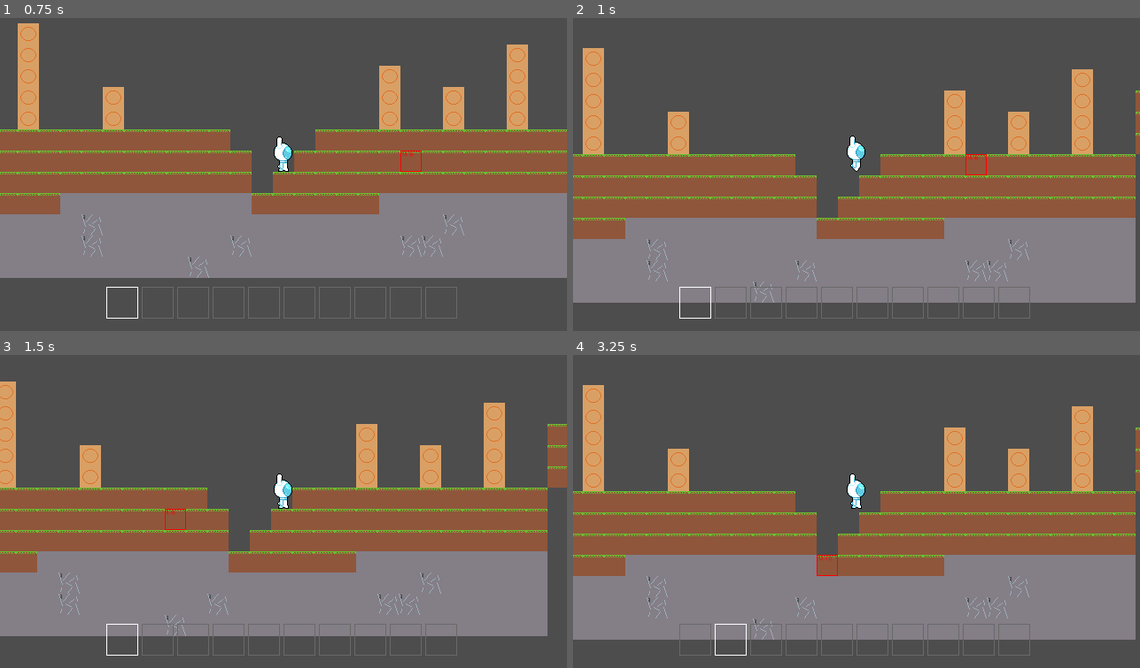
Above: before the commit, frames 1-4 (two rows, left to right).
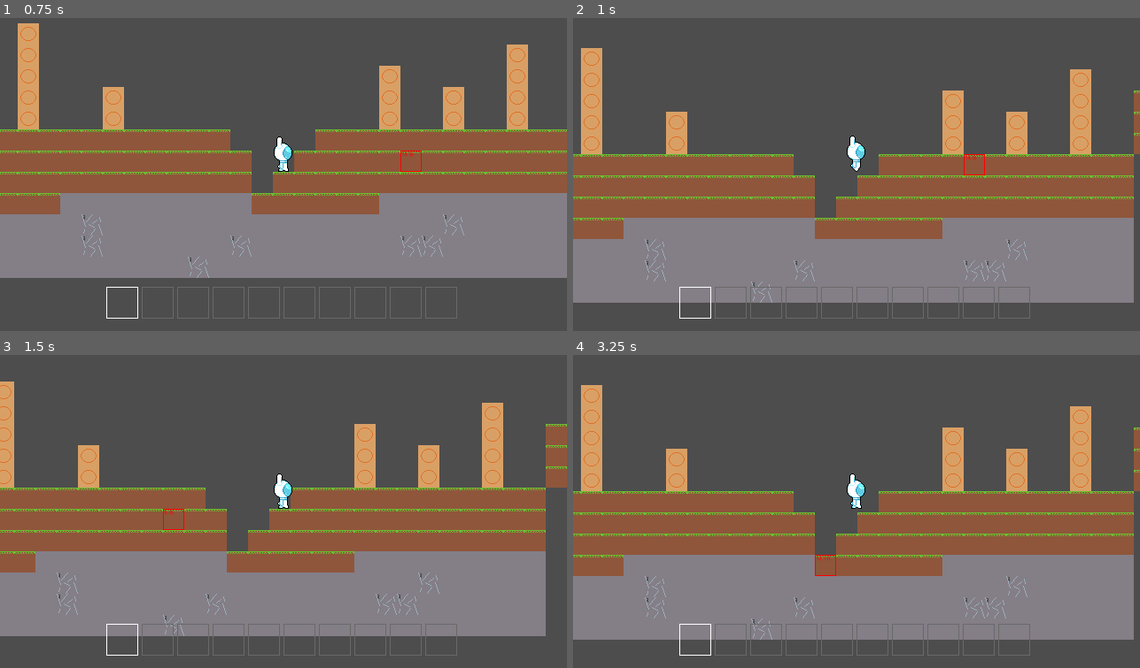
Above: after the commit, the same moments.

Repository: GriffinRio/Game-likeJam10
Game: Godot game, scene res://main.tscn
The game is run twice, just before and just after one commit, with the same random seed, the same clock (stepped at 60 frames per second) and the same inputs.
Inputs (mouse positions are in pixels of both pictures, inside the frame that each line leads up to):
- Up to frame 1 (0.75 s): move the mouse to (408, 155) at 0.52 s; hold D (Move_Right) from 0.53 s (still down); hold 1 (Direct_Item_Switch, bound only after the commit) from 0.53 s (still down)
- Up to frame 2 (1 s): keep holding D (Move_Right); keep holding 1 (Direct_Item_Switch, bound only after the commit); tap W (Jump) at 0.77 s
- Up to frame 3 (1.5 s): keep holding D (Move_Right); move the mouse to (170, 524) at 1.27 s; release 1 (Direct_Item_Switch, bound only after the commit) at 1.28 s; click (170, 524) at 1.35 s
- Up to frame 4 (3.25 s): tap W (Jump) at 1.52, 3.02 s; tap 1 (Direct_Item_Switch, bound only after the commit) at 1.55, 2.3, 3.05 s; move the mouse to (913, 439) at 2.02 s; release D (Move_Right) at 2.03 s; hold A (Move_Left) 2.03-2.78 s; hold Right mouse button (Place) 2.03-2.78 s; move the mouse to (828, 570) at 2.77 s; hold D (Move_Right) from 2.78 s (still down); tap Mouse wheel down (Switch_Item_Down) at 2.85 s

Frame 1 is identical in both runs. In frame 2, 2.8% of the frame differs, in the area x 0-100%, y 9-91%; in frame 3, 2.6%; in frame 4, 2.9%, in the area x 0-100%, y 9-97%.

Commit message:
small changes including shifting player hibox and allowing direct inventory change

Diff:
--- a/gameLikeJam10/Characters/inventory.gd
+++ b/gameLikeJam10/Characters/inventory.gd
@@ -21,6 +21,9 @@
 	# Formula for wrapping array both pos and neg.
 	# Kinda works like if statements, but one math line.
 	equipped = ((equipped + direction) % SIZE + SIZE) % SIZE
+
+func change_equipped_direct(index: int):
+	equipped = (index + SIZE) % SIZE
 
 ## Puts acquired item into inventory.
 ## Will stack with other versions of it if item is stackable
--- a/gameLikeJam10/Characters/player.gd
+++ b/gameLikeJam10/Characters/player.gd
@@ -1,5 +1,6 @@
 extends CharacterBody2D
 class_name Player
+
 ## Emmited when player places a valid block
 signal place_block(block)
 # TODO: Implement item destroying blocks
@@ -10,12 +11,17 @@
 
 const SPEED = 100.0
 const JUMP_VELOCITY = -225.0
-const HEIGHT = 41.0 / 2
-const RADIUS = 21.0 / 2
 
 @onready var inventory: Inventory = $Inventory
 @onready var _animated_sprite = $AnimatedSprite2D
+@onready var collision_shape_2d: CollisionShape2D = $CollisionShape2D
 
+var HEIGHT : float
+var RADIUS : float
+
+func _ready() -> void:
+	HEIGHT = collision_shape_2d.shape.size.y / 2.0
+	RADIUS = collision_shape_2d.shape.size.x / 2.0
 # Handles player place and destory input for holding functionality
 func _process(delta: float) -> void:
 	if(Input.is_action_pressed("Place")):
@@ -60,7 +66,9 @@
 	elif(event.is_action_pressed("Switch_Item_Down")):
 		inventory.change_equipped(1)
 		change_equipped.emit(inventory.equipped)
-
+	elif(event.is_action_pressed("Direct_Item_Switch")):
+		inventory.change_equipped_direct(event.keycode - 49)
+		change_equipped.emit(inventory.equipped)
 ## Adds given item to player inventory
 func pickup_item(item : Item):
 	inventory.gain_item(item)
--- a/gameLikeJam10/Characters/player.tscn
+++ b/gameLikeJam10/Characters/player.tscn
@@ -6,7 +6,7 @@
 [ext_resource type="Texture2D" uid="uid://byhcuy2y4a85c" path="res://Assets/Art/Player_Walk.png" id="3_vb825"]
 
 [sub_resource type="RectangleShape2D" id="RectangleShape2D_65n15"]
-size = Vector2(21, 41)
+size = Vector2(17, 39)
 
 [sub_resource type="AtlasTexture" id="AtlasTexture_7mycd"]
 atlas = ExtResource("3_vb825")
@@ -90,7 +90,7 @@
 script = ExtResource("1_4flbx")
 
 [node name="CollisionShape2D" type="CollisionShape2D" parent="." unique_id=293915605]
-position = Vector2(-0.5, -20.5)
+position = Vector2(-0.5, -19.5)
 shape = SubResource("RectangleShape2D_65n15")
 
 [node name="Camera2D" type="Camera2D" parent="." unique_id=1141743126]
--- a/gameLikeJam10/Environment/tile_map.tscn
+++ b/gameLikeJam10/Environment/tile_map.tscn
@@ -32,6 +32,7 @@
 sources/1 = SubResource("TileSetAtlasSource_3dr34")
 
 [node name="TileMap" type="Node2D" unique_id=968644839]
+z_index = -1
 script = ExtResource("2_1n30v")
 
 [node name="TileLayer" type="TileMapLayer" parent="." unique_id=1278679280]
--- a/gameLikeJam10/project.godot
+++ b/gameLikeJam10/project.godot
@@ -72,6 +72,20 @@
 "events": [Object(InputEventMouseButton,"resource_local_to_scene":false,"resource_name":"","device":-1,"window_id":0,"a …(258 unchanged characters)…
 ]
 }
+Direct_Item_Switch={
+"deadzone": 0.2,
+"events": [Object(InputEventKey,"resource_local_to_scene":false,"resource_name":"","device":0,"window_id":0,"alt_pressed":false,"shift_pressed":false,"ctrl_pressed":false,"meta_pressed":false,"pressed":false,"keycode":0,"physical_keycode":49,"key_label":0,"unicode":0,"location":0,"echo":false,"script":null)
+, Object(InputEventKey,"resource_local_to_scene":false,"resource_name":"","device":-1,"window_id":0,"alt_pressed":false,"shift_pressed":false,"ctrl_pressed":false,"meta_pressed":false,"pressed":false,"keycode":0,"physical_keycode":50,"key_label":0,"unicode":50,"location":0,"echo":false,"script":null)
+, Object(InputEventKey,"resource_local_to_scene":false,"resource_name":"","device":-1,"window_id":0,"alt_pressed":false,"shift_pressed":false,"ctrl_pressed":false,"meta_pressed":false,"pressed":false,"keycode":0,"physical_keycode":51,"key_label":0,"unicode":51,"location":0,"echo":false,"script":null)
+, Object(InputEventKey,"resource_local_to_scene":false,"resource_name":"","device":-1,"window_id":0,"alt_pressed":false,"shift_pressed":false,"ctrl_pressed":false,"meta_pressed":false,"pressed":false,"keycode":0,"physical_keycode":52,"key_label":0,"unicode":52,"location":0,"echo":false,"script":null)
+, Object(InputEventKey,"resource_local_to_scene":false,"resource_name":"","device":-1,"window_id":0,"alt_pressed":false,"shift_pressed":false,"ctrl_pressed":false,"meta_pressed":false,"pressed":false,"keycode":0,"physical_keycode":53,"key_label":0,"unicode":53,"location":0,"echo":false,"script":null)
+, Object(InputEventKey,"resource_local_to_scene":false,"resource_name":"","device":-1,"window_id":0,"alt_pressed":false,"shift_pressed":false,"ctrl_pressed":false,"meta_pressed":false,"pressed":false,"keycode":0,"physical_keycode":54,"key_label":0,"unicode":54,"location":0,"echo":false,"script":null)
+, Object(InputEventKey,"resource_local_to_scene":false,"resource_name":"","device":-1,"window_id":0,"alt_pressed":false,"shift_pressed":false,"ctrl_pressed":false,"meta_pressed":false,"pressed":false,"keycode":0,"physical_keycode":55,"key_label":0,"unicode":55,"location":0,"echo":false,"script":null)
+, Object(InputEventKey,"resource_local_to_scene":false,"resource_name":"","device":-1,"window_id":0,"alt_pressed":false,"shift_pressed":false,"ctrl_pressed":false,"meta_pressed":false,"pressed":false,"keycode":0,"physical_keycode":56,"key_label":0,"unicode":56,"location":0,"echo":false,"script":null)
+, Object(InputEventKey,"resource_local_to_scene":false,"resource_name":"","device":-1,"window_id":0,"alt_pressed":false,"shift_pressed":false,"ctrl_pressed":false,"meta_pressed":false,"pressed":false,"keycode":0,"physical_keycode":57,"key_label":0,"unicode":57,"location":0,"echo":false,"script":null)
+, Object(InputEventKey,"resource_local_to_scene":false,"resource_name":"","device":-1,"window_id":0,"alt_pressed":false,"shift_pressed":false,"ctrl_pressed":false,"meta_pressed":false,"pressed":false,"keycode":0,"physical_keycode":48,"key_label":0,"unicode":48,"location":0,"echo":false,"script":null)
+]
+}
 
 [physics]
 
